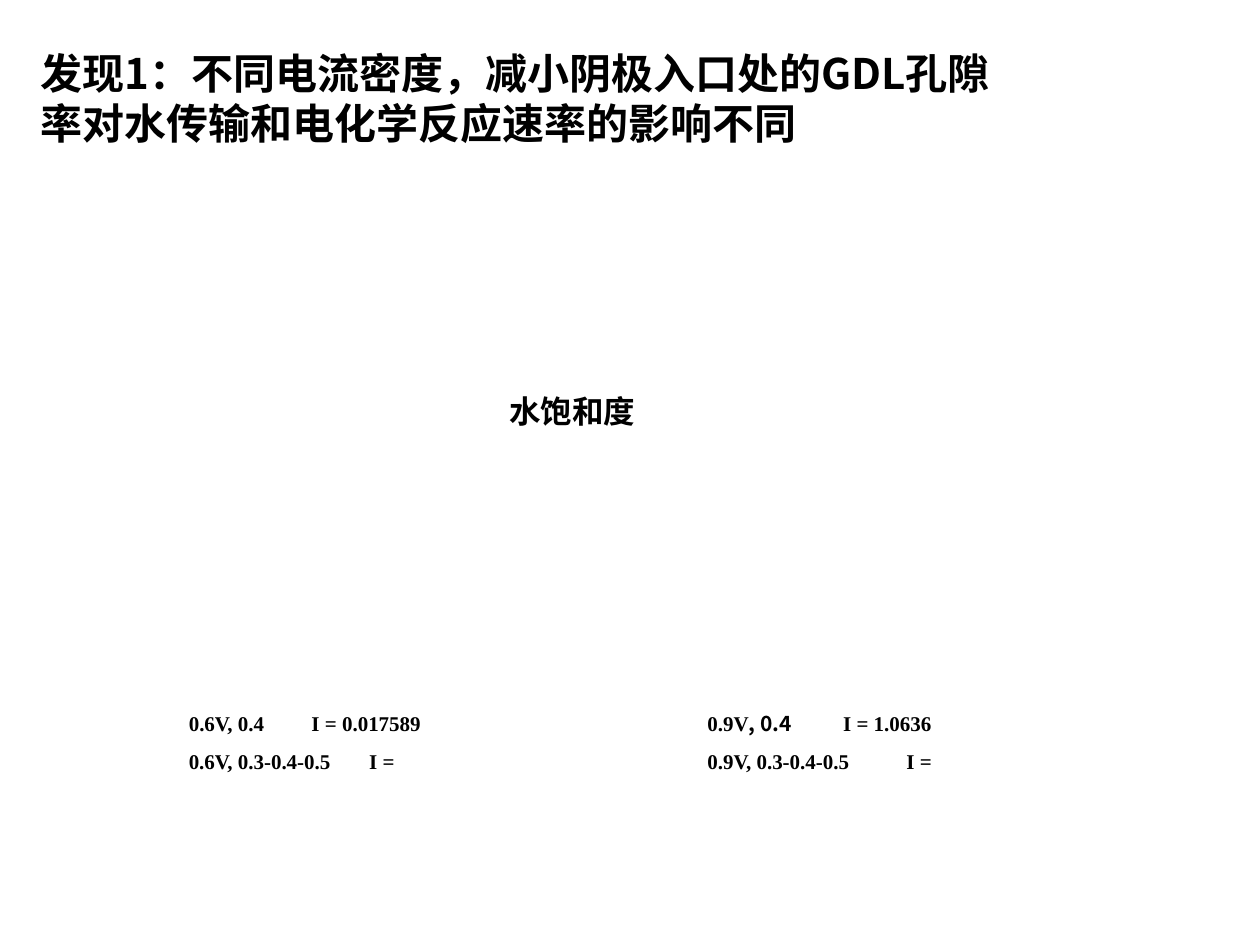
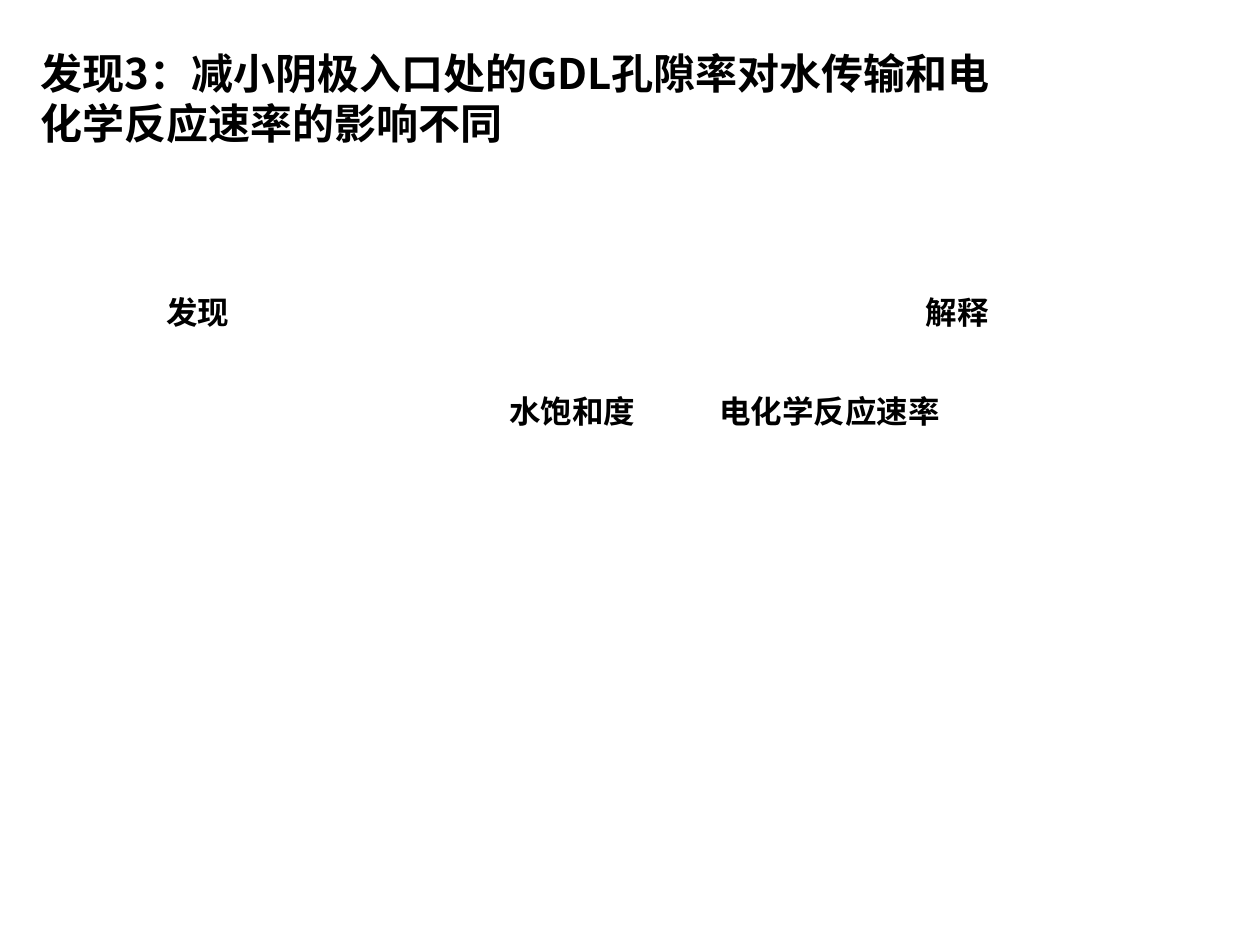
Before and after one commit to PaperStrange/ResearchRecorder, a slide deck: slide 13 of Report notes/GDL_PorosityDistribution.pptx (slide 8 before the commit). Drawn at 1260x945 pixels with LibreOffice and Linux fonts; fonts in the diff are those of the drawing. Boxes give left, top, right and bottom in pixels: in the first picture for what was removed or moved away, otherwise in the second. Text is boxed around its words. In the diff, an @@ line names an element or a change of style, - is before the commit and + after.

```diff
--- a/Report notes/GDL_PorosityDistribution.pptx
+++ b/Report notes/GDL_PorosityDistribution.pptx
@@ text at (41, 53, 990, 93): text changed @@
-发现1：不同电流密度，减小阴极入口处的GDL孔隙率对水传输和电化学反应速率的影响不同
+发现3：减小阴极入口处的GDL孔隙率对水传输和电化学反应速率的影响不同
@@ text added at (166, 297, 229, 327), 18 pt, text #000000, bold @@
+发现
@@ text added at (926, 297, 989, 327), 18 pt, text #000000, bold @@
+解释
@@ text added at (719, 396, 939, 426), 18 pt, text #000000, bold @@
+电化学反应速率
@@ text removed at (189, 717, 264, 734) @@
-0.6V, 0.4
@@ text removed at (311, 717, 421, 732) @@
-I = 0.017589
@@ text removed at (707, 715, 792, 735) @@
-0.9V, 0.4
@@ text removed at (843, 717, 932, 732) @@
-I = 1.0636
@@ text removed at (189, 755, 331, 772) @@
-0.6V, 0.3-0.4-0.5
@@ text removed at (369, 755, 377, 769) @@
-I =
@@ text removed at (707, 755, 850, 772) @@
-0.9V, 0.3-0.4-0.5
@@ text removed at (906, 755, 914, 769) @@
-I =
```
Also in this commit, not shown: 7 other slides changed, 5 slides added, 2 slides removed.
